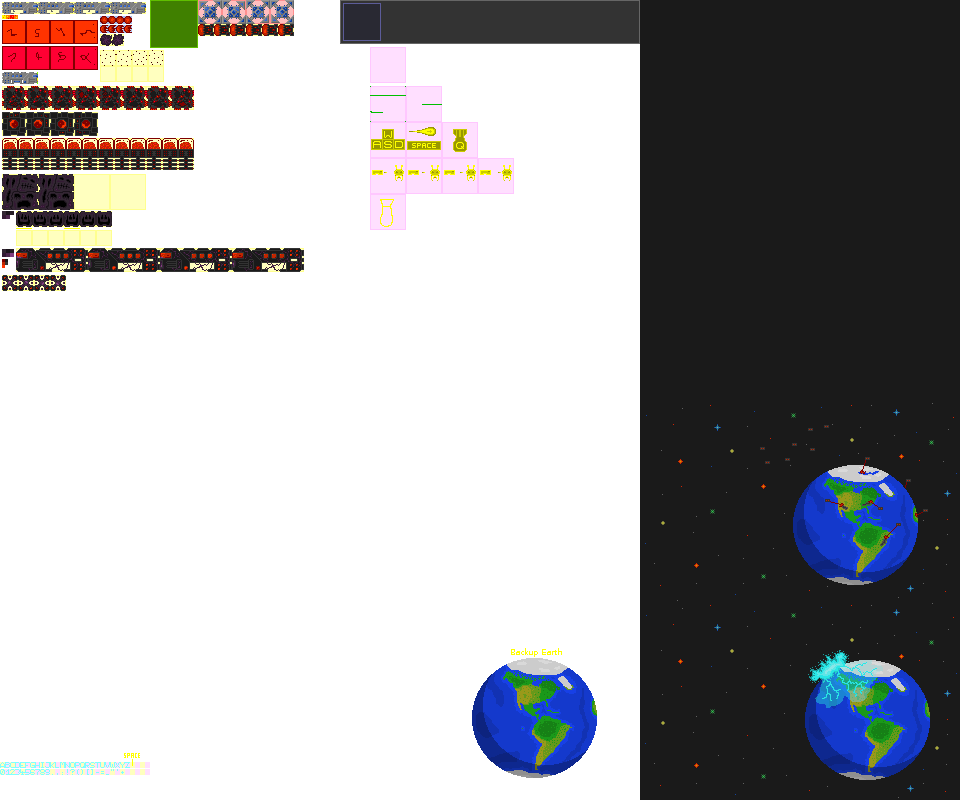
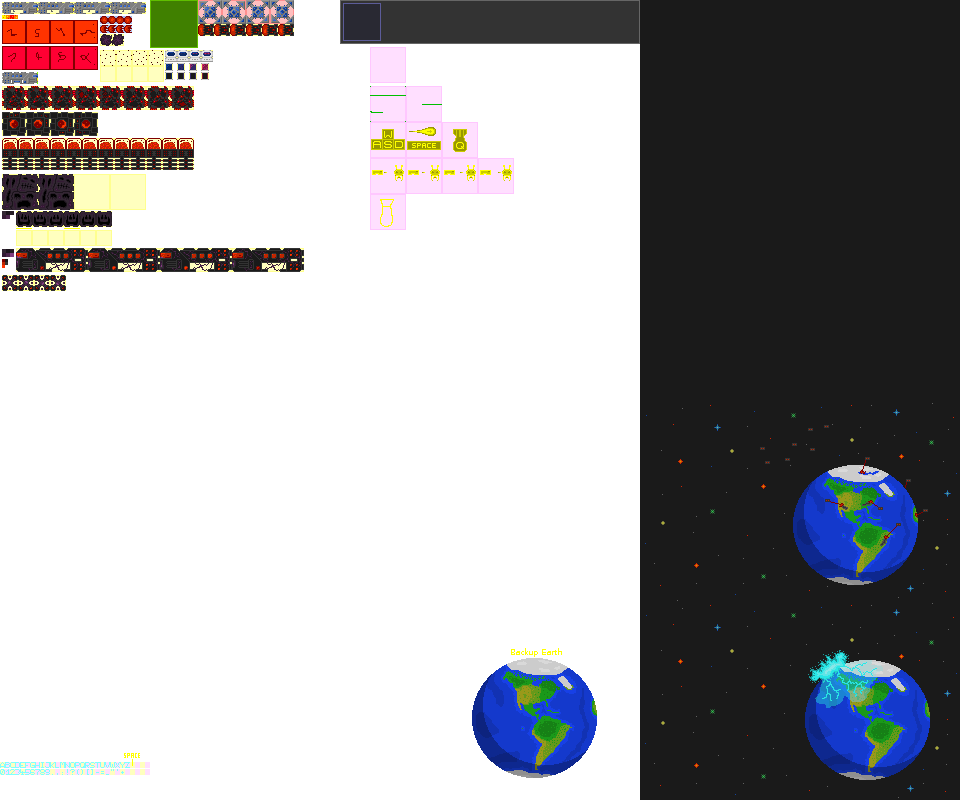
Revision of a layered 960px x 800px image; what changed, layer by layer:
painted on "sprites" over [left=165, top=50, right=213, bottom=80]
painted on "helpers" over [left=165, top=50, right=213, bottom=80]
